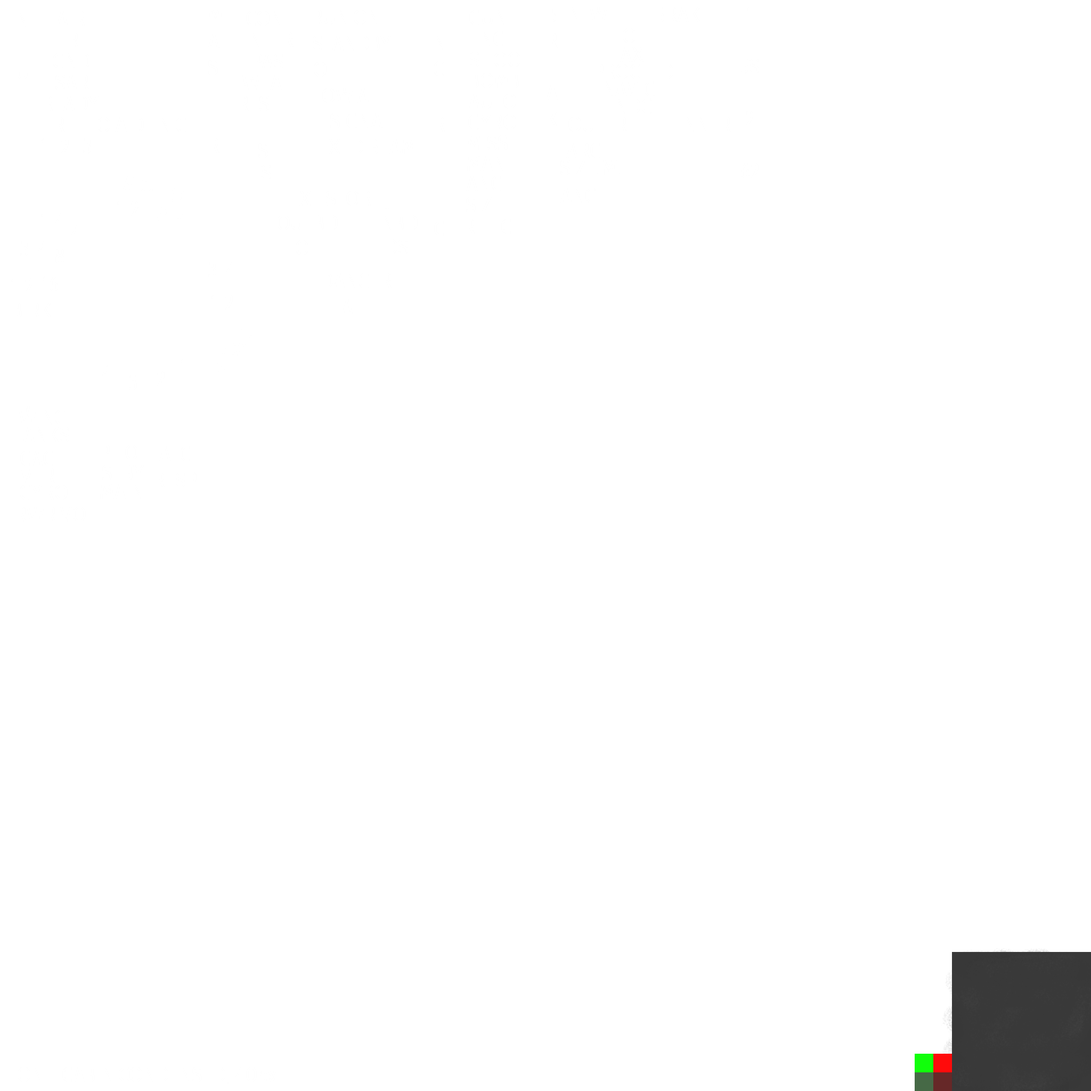
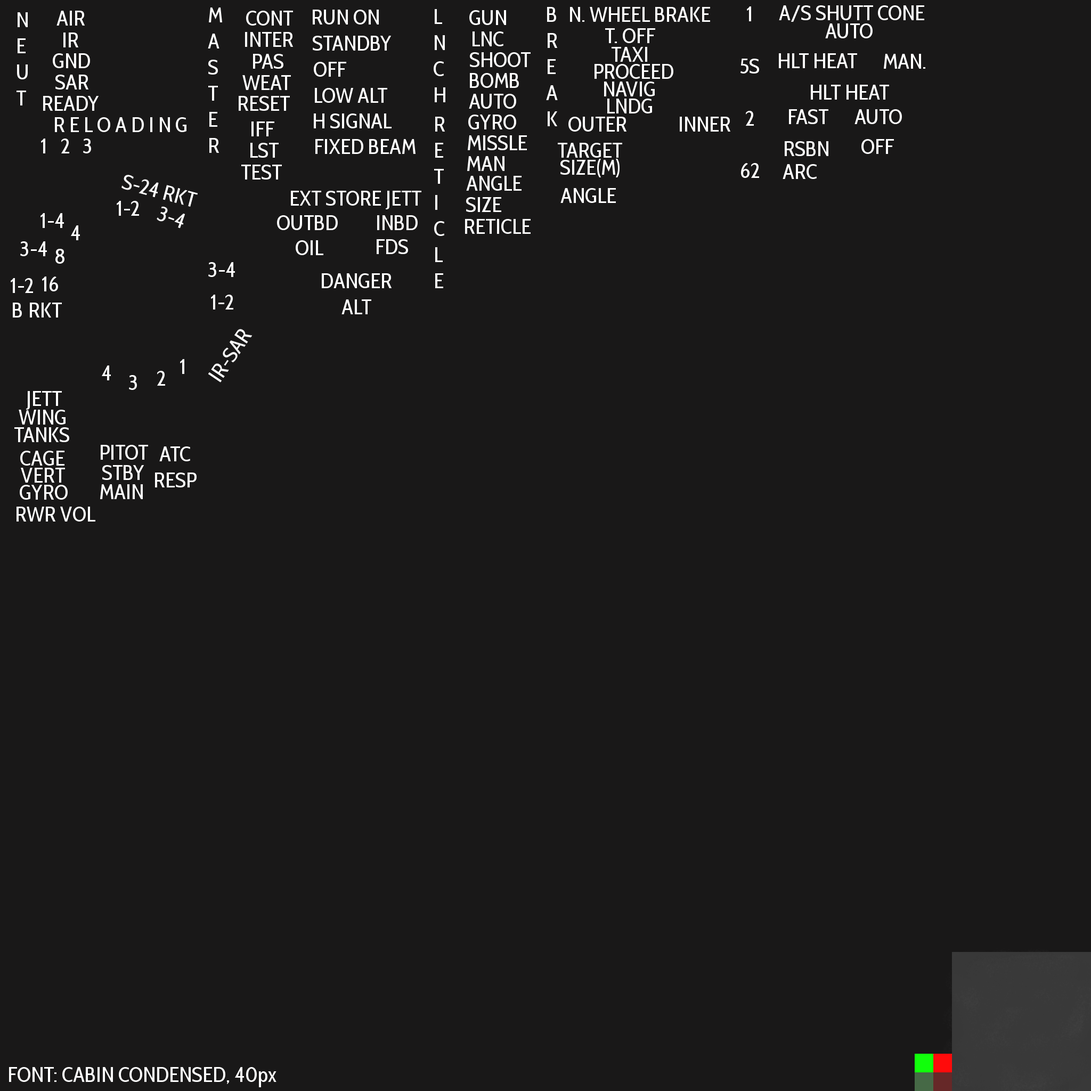
The second 1091 × 1091 image is a revision of the first. Changes to its layers:
added layer "ARC" above "OFF #1" over [782, 164, 818, 180]
added layer "OFF #1" above "RSBN" over [861, 139, 895, 155]
added layer "RSBN" above "AUTO #2" over [787, 141, 828, 157]
added layer "AUTO #2" above "FAST" over [854, 109, 903, 125]
added layer "FAST" above "HLT HEAT #1" over [791, 109, 829, 125]
added layer "HLT HEAT #1" above "MAN." over [813, 84, 890, 100]
added layer "MAN." above "HLT HEAT" over [884, 53, 926, 69]
added layer "HLT HEAT" above "AUTO #1" over [781, 53, 858, 69]
added layer "AUTO #1" above "A/S SHUTT CONE" over [825, 23, 873, 39]
added layer "A/S SHUTT CONE" above "N. WHEEL BRAKE" over [779, 5, 925, 22]
added layer "bkgrnd" over [0, 0, 1091, 1091]
